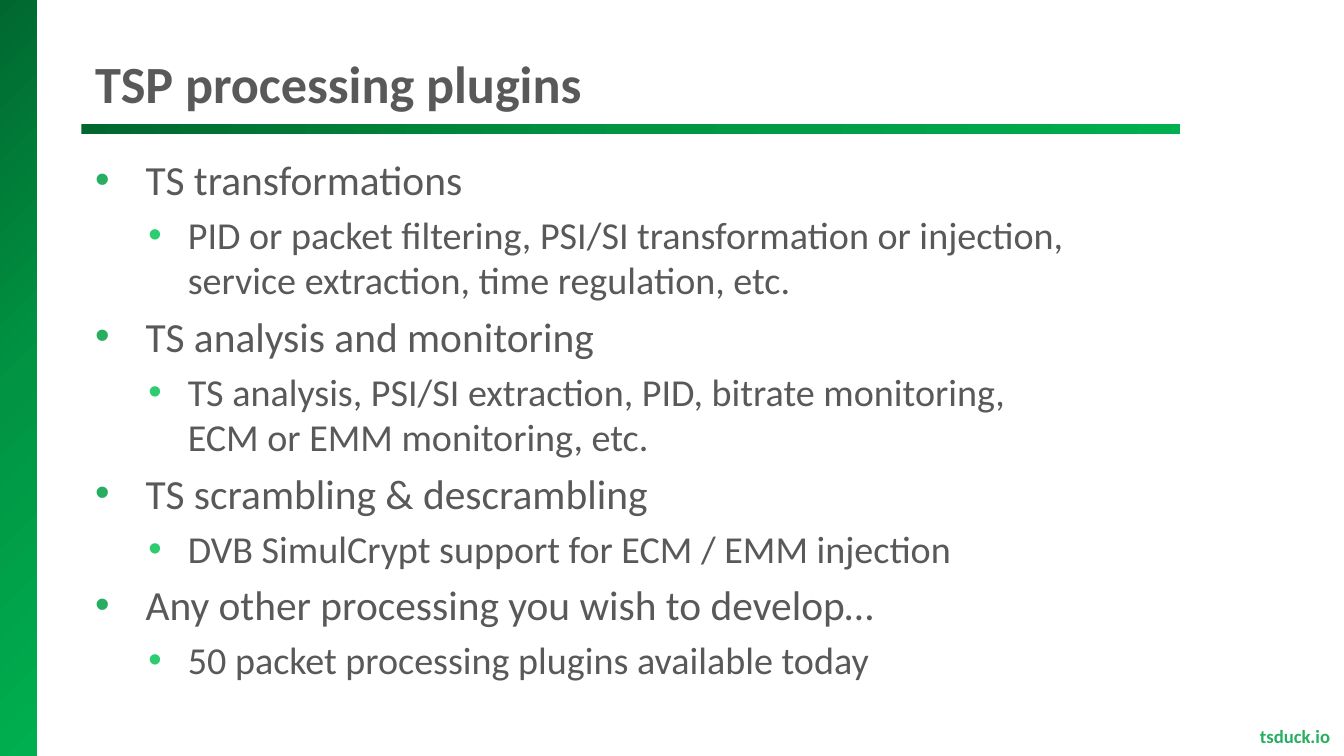
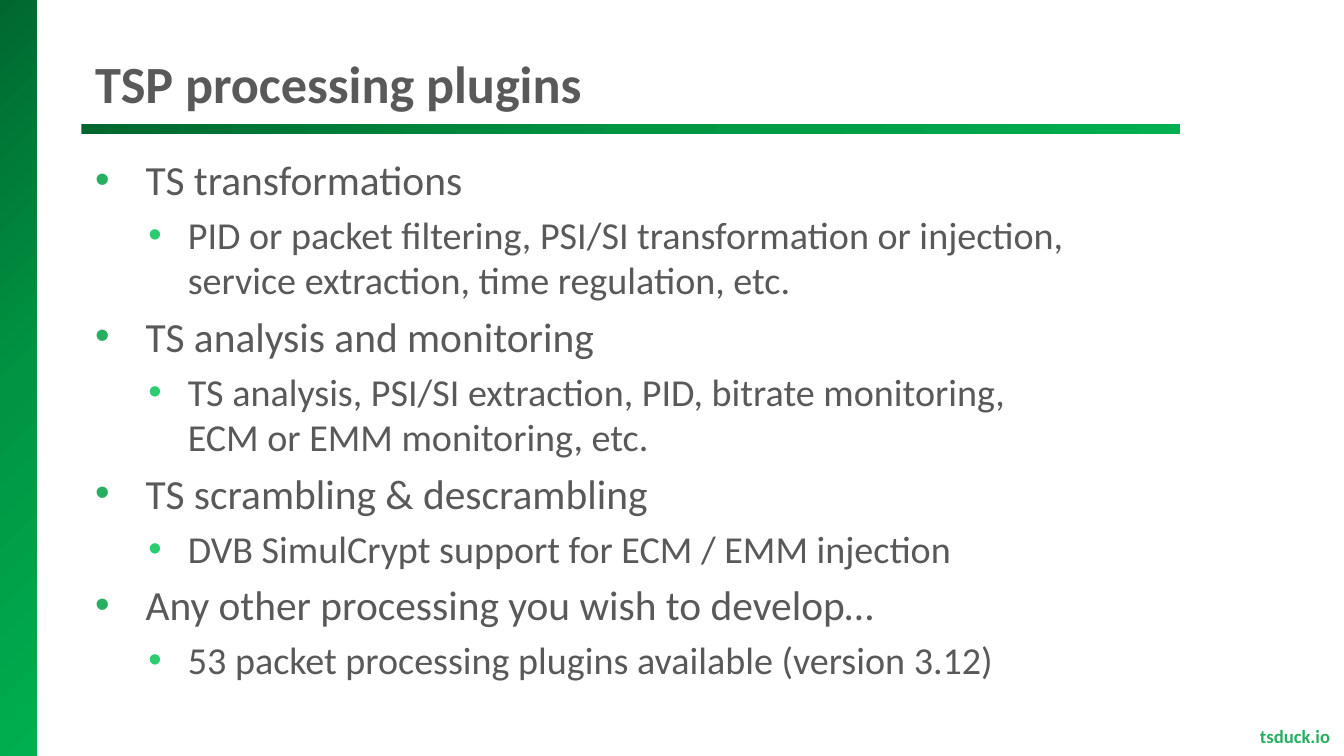
Before and after one commit to tsduck/tsduck, a slide deck: slide 19 of doc/tsduck-presentation.pptx (slide 24 before the commit). Drawn at 1344x756 pixels with LibreOffice and Linux fonts; fonts in the diff are those of the drawing; background and template pictures are left out. Boxes give left, top, right and bottom in pixels: in the first picture for what was removed or moved away, otherwise in the second. Text is boxed around its words. In the diff, an @@ line names an element or a change of style, - is before the commit and + after.

```diff
--- a/doc/tsduck-presentation.pptx
+++ b/doc/tsduck-presentation.pptx
@@ text at [188,646,993,681]: text changed @@
-  • 50 packet processing plugins available today
+  • 53 packet processing plugins available (version 3.12)
```
Also in this commit, not shown: 6 other slides changed, 1 slide added, 3 other files.
